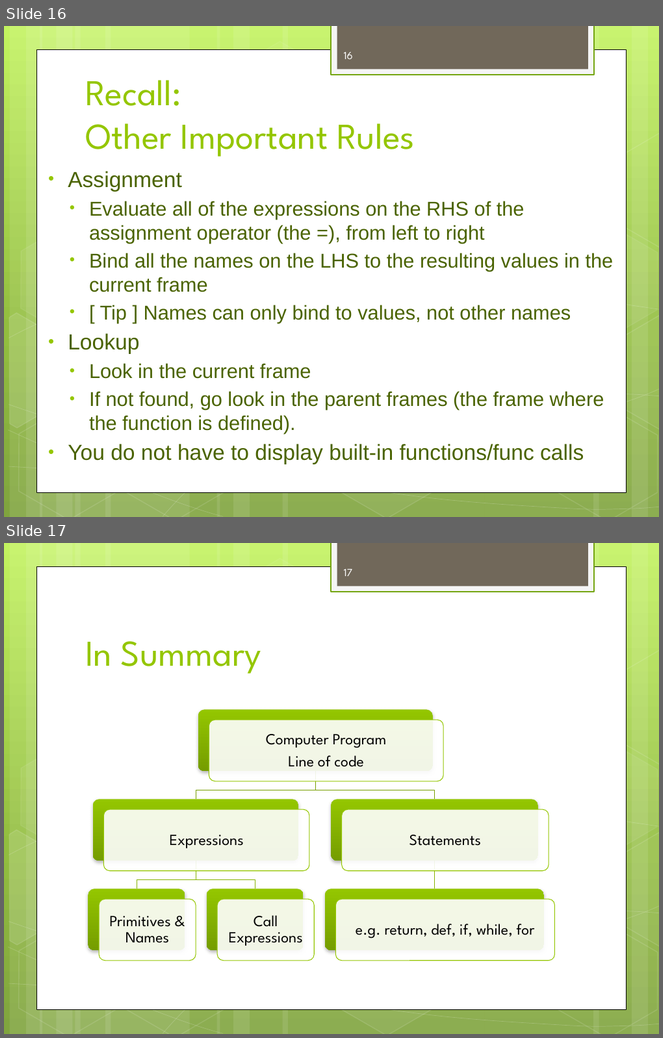
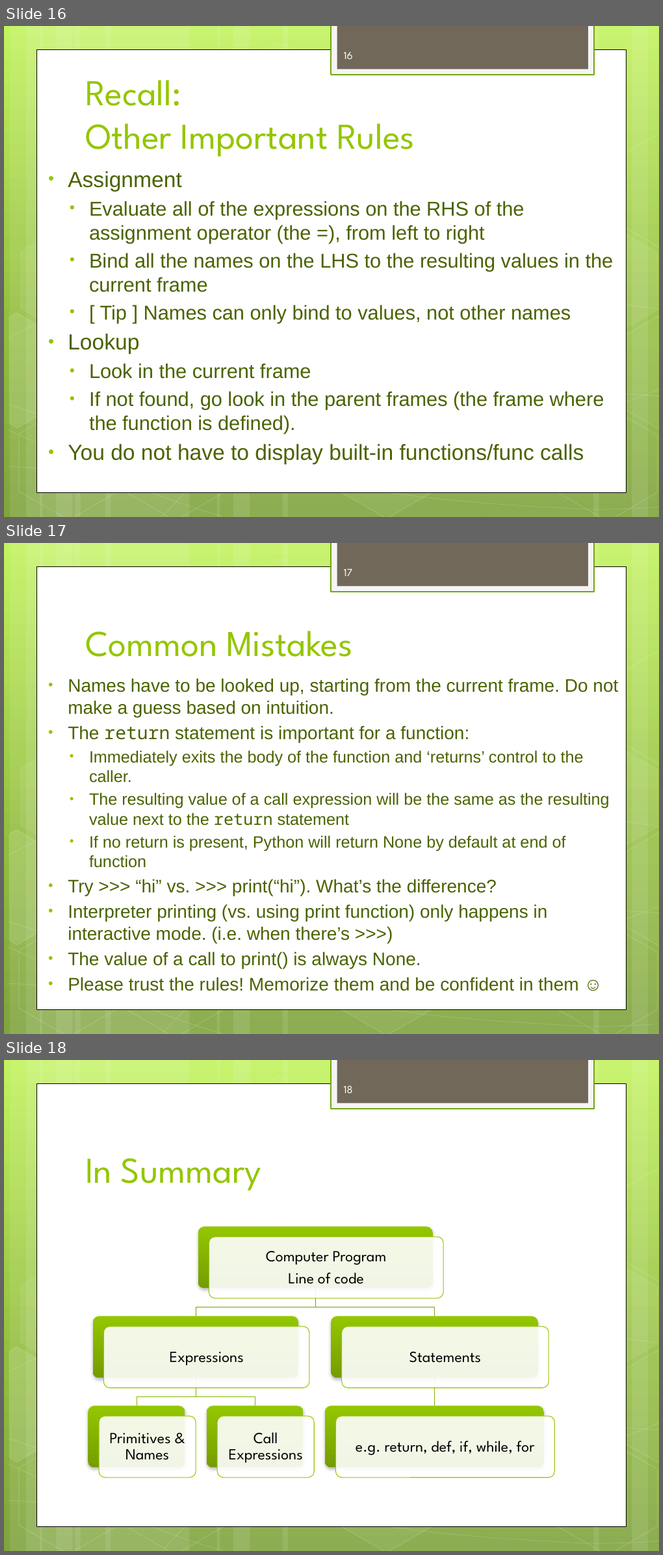
Before and after one commit to dicksontsai/dicksontsai.github.io, a slide deck: cs61a/discussion/disc1.pptx. Shown one above the other, each under a label of ours: slides 16 and 17 before the commit, slides 16, 17 and 18 after it. The pictures are 663x1038 and 663x1555 pixels, drawn with LibreOffice and Linux fonts; fonts in the diff are those of the drawing. Boxes give left, top, right and bottom in pixels: in the first picture for what was removed or moved away, otherwise in the second. Text is boxed around its words. In the diff, an @@ line names an element or a change of style, - is before the commit and + after.

```diff
--- a/cs61a/discussion/disc1.pptx
+++ b/cs61a/discussion/disc1.pptx
@@ slide 17 added at (4, 543, 659, 1034), background gradient #C3F35F to #93BF3F to #81A53E; not listed: 31 template elements that a slide beside it also shows @@
@@ page number added at (344, 569, 353, 576), 12 pt, text #FEFEFE @@
+17
@@ title added at (85, 631, 352, 657), 40 pt, text #94C600 @@
+Common Mistakes
@@ text added at (68, 678, 618, 991), 20 pt, text #4A6300 @@
+• Names have to be looked up, starting from the current frame. Do not make a guess based on intuition.
+• The return statement is important for a function:
+  • Immediately exits the body of the function and ‘returns’ control to the caller.
+  • The resulting value of a call expression will be the same as the resulting value next to the return statement
+  • If no return is present, Python will return None by default at end of function
+• Try >>> “hi” vs. >>> print(“hi”). What’s the difference?
+• Interpreter printing (vs. using print function) only happens in interactive mode. (i.e. when there’s >>>)
+• The value of a call to print() is always None.
+• Please trust the rules! Memorize them and be confident in them ☺
@@ what was slide 17 is now slide 18 @@
@@ page number at (344, 1086, 353, 1093): text changed @@
-17
+18
```
Also in this commit, not shown: 3 slides changed, 4 other slides added, 6 other files.
